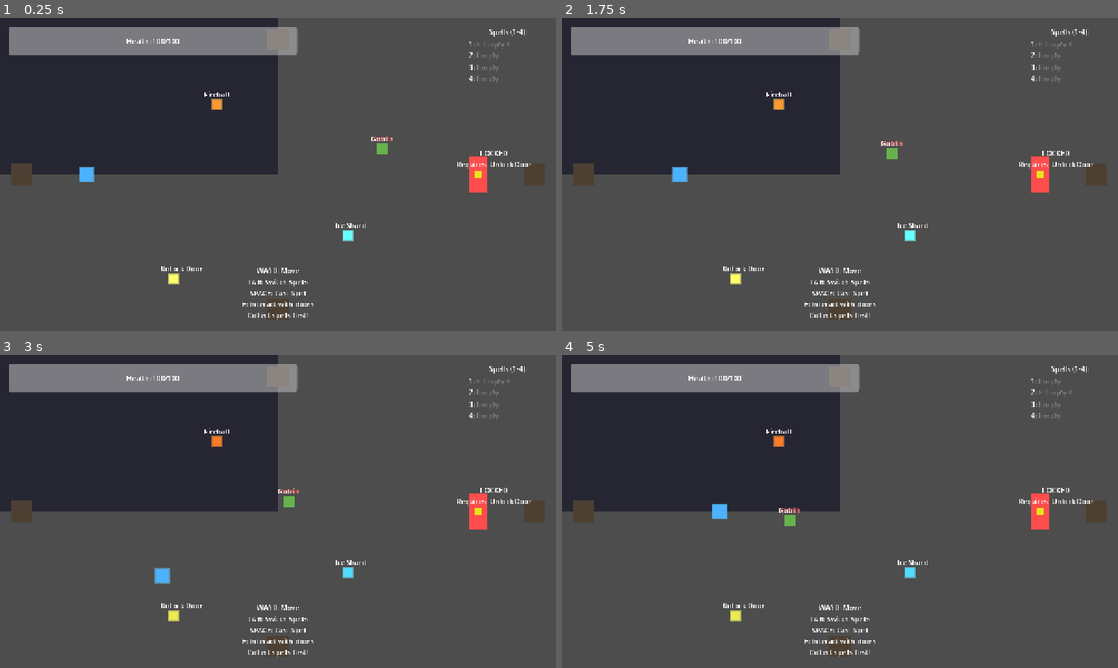
Above: before the commit, frames 1-4 (two rows, left to right).
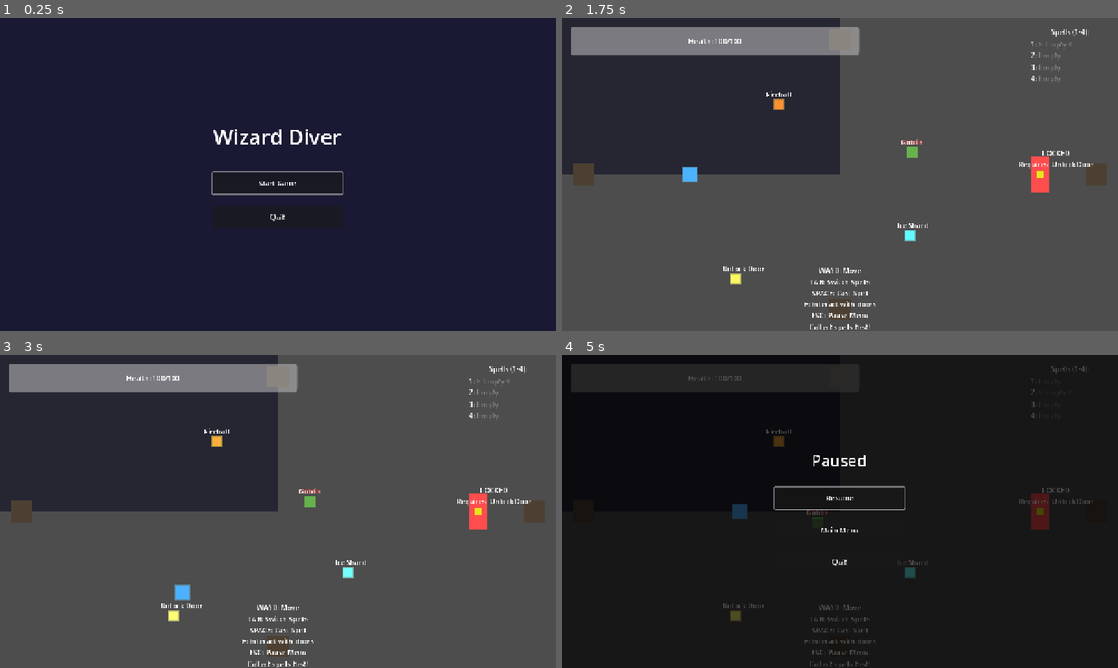
Above: after the commit, the same moments.

Repository: john5652/WizardDiving
Game: Godot game, scene res://scenes/start_menu.tscn
Two runs of this game, one before a commit and one after it. Both use one fixed random seed, a clock stepped at 60 frames per second and the inputs below. Before the commit the project starts from res://scenes/test_level.tscn.
Inputs (mouse positions are in pixels of both pictures, inside the frame that each line leads up to):
- Up to frame 1 (0.25 s): no input
- Up to frame 2 (1.75 s): click (840, 183) at 0.5 s, where only the run after the commit has a clickable "Start Game"; tap Enter (ui_accept) at 1.25, 1.52, 1.55 s; move the mouse to (962, 158) at 1.27 s; hold D (move_right) from 1.28 s (still down); hold Tab from 1.28 s (still down)
- Up to frame 3 (3 s): tap Enter (ui_accept) at 1.82, 2.1, 2.27, 2.57 s; move the mouse to (166, 527) at 2.02 s; release D (move_right) at 2.03 s; release Tab at 2.03 s; hold S (move_down) 2.03-2.78 s; tap Tab at 2.3 s; move the mouse to (333, 442) at 2.77 s; hold D (move_right) from 2.78 s (still down); hold Enter (ui_accept) from 2.78 s (still down); tap Space (cast_current_spell) at 2.85 s
- Up to frame 4 (5 s): move the mouse to (812, 574) at 3.52 s; release D (move_right) at 3.53 s; release Enter (ui_accept) at 3.53 s; hold W (move_up) 3.53-4.28 s; tap 1 (cast_spell_1) at 3.6 s; tap Enter (ui_accept) at 3.77, 4.07 s; tap Tab at 3.8 s; move the mouse to (1006, 558) at 4.27 s; hold A (move_left) from 4.28 s (still down); hold Enter (ui_accept) from 4.28 s (still down); tap 2 (cast_spell_2) at 4.35 s; tap Escape (switch_spell) at 4.9 s

The runs differ from the first frame. In frame 1, 80% of the frame differs, in the area x 0-100%, y 0-100%; in frame 2, 0.6%; in frame 3, 0.9%; in frame 4, 100%.

Commit message:
Adding ESCAPE Menu

Diff:
--- a/godot-project/project.godot
+++ b/godot-project/project.godot
@@ -12,7 +12,7 @@
 
 config/name="Wizard Diver"
 config/description="A 2D wizard exploration game inspired by Dave the Diver"
-run/main_scene="res://scenes/test_level.tscn"
+run/main_scene="res://scenes/start_menu.tscn"
 config/features=PackedStringArray("4.5", "Forward Plus")
 config/icon="res://icon.svg"
 
@@ -93,6 +93,11 @@
 "events": [Object(InputEventKey,"resource_local_to_scene":false,"resource_name":"","device":-1,"window_id":0,"alt_press …(191 unchanged characters)…
 ]
 }
+pause_menu={
+"deadzone": 0.5,
+"events": [Object(InputEventKey,"resource_local_to_scene":false,"resource_name":"","device":-1,"window_id":0,"alt_pressed":false,"shift_pressed":false,"ctrl_pressed":false,"meta_pressed":false,"pressed":false,"keycode":16777217,"physical_keycode":16777217,"key_label":0,"unicode":0,"location":0,"echo":false,"script":null)
+]
+}
 
 [rendering]
 
--- /dev/null
+++ b/godot-project/scenes/pause_menu.tscn
@@ -0,0 +1,70 @@
+[gd_scene load_steps=2 format=3 uid="uid://pause_menu_001"]
+
+[ext_resource type="Script" path="res://scripts/ui/pause_menu.gd" id="1_pause_menu"]
+
+[node name="PauseMenu" type="Control"]
+layout_mode = 3
+anchors_preset = 15
+anchor_right = 1.0
+anchor_bottom = 1.0
+grow_horizontal = 2
+grow_vertical = 2
+process_mode = 3
+script = ExtResource("1_pause_menu")
+
+[node name="Background" type="ColorRect" parent="."]
+layout_mode = 1
+anchors_preset = 15
+anchor_right = 1.0
+anchor_bottom = 1.0
+grow_horizontal = 2
+grow_vertical = 2
+color = Color(0, 0, 0, 0.7)
+
+[node name="VBoxContainer" type="VBoxContainer" parent="."]
+layout_mode = 1
+anchors_preset = 8
+anchor_left = 0.5
+anchor_top = 0.5
+anchor_right = 0.5
+anchor_bottom = 0.5
+offset_left = -150.0
+offset_top = -120.0
+offset_right = 150.0
+offset_bottom = 120.0
+grow_horizontal = 2
+grow_vertical = 2
+
+[node name="Title" type="Label" parent="VBoxContainer"]
+layout_mode = 2
+theme_override_font_sizes/font_size = 36
+text = "Paused"
+horizontal_alignment = 1
+vertical_alignment = 1
+
+[node name="Spacer1" type="Control" parent="VBoxContainer"]
+layout_mode = 2
+custom_minimum_size = Vector2(0, 30)
+
+[node name="ResumeButton" type="Button" parent="VBoxContainer"]
+layout_mode = 2
+text = "Resume"
+custom_minimum_size = Vector2(200, 50)
+
+[node name="Spacer2" type="Control" parent="VBoxContainer"]
+layout_mode = 2
+custom_minimum_size = Vector2(0, 15)
+
+[node name="MainMenuButton" type="Button" parent="VBoxContainer"]
+layout_mode = 2
+text = "Main Menu"
+custom_minimum_size = Vector2(200, 50)
+
+[node name="Spacer3" type="Control" parent="VBoxContainer"]
+layout_mode = 2
+custom_minimum_size = Vector2(0, 15)
+
+[node name="QuitButton" type="Button" parent="VBoxContainer"]
+layout_mode = 2
+text = "Quit"
+custom_minimum_size = Vector2(200, 50)
--- /dev/null
+++ b/godot-project/scenes/start_menu.tscn
@@ -0,0 +1,60 @@
+[gd_scene load_steps=2 format=3 uid="uid://start_menu_001"]
+
+[ext_resource type="Script" path="res://scripts/ui/start_menu.gd" id="1_start_menu"]
+
+[node name="StartMenu" type="Control"]
+layout_mode = 3
+anchors_preset = 15
+anchor_right = 1.0
+anchor_bottom = 1.0
+grow_horizontal = 2
+grow_vertical = 2
+script = ExtResource("1_start_menu")
+
+[node name="Background" type="ColorRect" parent="."]
+layout_mode = 1
+anchors_preset = 15
+anchor_right = 1.0
+anchor_bottom = 1.0
+grow_horizontal = 2
+grow_vertical = 2
+color = Color(0.1, 0.1, 0.2, 1)
+
+[node name="VBoxContainer" type="VBoxContainer" parent="."]
+layout_mode = 1
+anchors_preset = 8
+anchor_left = 0.5
+anchor_top = 0.5
+anchor_right = 0.5
+anchor_bottom = 0.5
+offset_left = -150.0
+offset_top = -100.0
+offset_right = 150.0
+offset_bottom = 100.0
+grow_horizontal = 2
+grow_vertical = 2
+
+[node name="Title" type="Label" parent="VBoxContainer"]
+layout_mode = 2
+theme_override_font_sizes/font_size = 48
+text = "Wizard Diver"
+horizontal_alignment = 1
+vertical_alignment = 1
+
+[node name="Spacer1" type="Control" parent="VBoxContainer"]
+layout_mode = 2
+custom_minimum_size = Vector2(0, 40)
+
+[node name="StartButton" type="Button" parent="VBoxContainer"]
+layout_mode = 2
+text = "Start Game"
+custom_minimum_size = Vector2(200, 50)
+
+[node name="Spacer2" type="Control" parent="VBoxContainer"]
+layout_mode = 2
+custom_minimum_size = Vector2(0, 20)
+
+[node name="QuitButton" type="Button" parent="VBoxContainer"]
+layout_mode = 2
+text = "Quit"
+custom_minimum_size = Vector2(200, 50)
--- a/godot-project/scenes/test_level.tscn
+++ b/godot-project/scenes/test_level.tscn
@@ -7,6 +7,7 @@
 [ext_resource type="Script" path="res://scripts/exploration/room.gd" id="5_room"]
 [ext_resource type="Script" path="res://scripts/ui/spell_inventory_ui.gd" id="6_spell_inventory"]
 [ext_resource type="Script" path="res://scripts/enemies/enemy_health_bar.gd" id="7_enemy_health"]
+[ext_resource type="PackedScene" uid="uid://pause_menu_001" path="res://scenes/pause_menu.tscn" id="8_pause_menu"]
 
 [sub_resource type="GDScript" id="enemy_health_script"]
 script/source = "extends ProgressBar
@@ -466,9 +467,12 @@
 TAB: Switch Spells
 SPACE: Cast Spell
 E: Interact with doors
+ESC: Pause Menu
 Collect spells first!"
 horizontal_alignment = 1
 vertical_alignment = 1
+
+[node name="PauseMenu" parent="UI" instance=ExtResource("8_pause_menu")]
 
 [connection signal="health_changed" from="Room/Player" to="UI/HealthBar" method="_on_player_health_changed"]
 [connection signal="spell_collected" from="Room/Player" to="UI/SpellInventory" method="_on_spell_collected"]
--- a/godot-project/scripts/player/player.gd
+++ b/godot-project/scripts/player/player.gd
@@ -3,9 +3,9 @@
 ## Player Character - Wizard with flying movement
 ## Handles movement, spell casting, and player state
 
-@export var speed: float = 200.0
-@export var acceleration: float = 1000.0
-@export var friction: float = 800.0
+@export var speed: float = 250.0
+@export var acceleration: float = 12.0  # Higher = faster acceleration (using lerp factor)
+@export var friction: float = 10.0  # Higher = faster deceleration (using lerp factor)
 @export var max_health: int = 100
 @export var current_health: int = 100
 
@@ -45,19 +45,25 @@
 		tab_cooldown -= delta
 
 func handle_movement(delta):
-	"""Handle player movement with smooth acceleration"""
+	"""Handle player movement with smooth acceleration using exponential interpolation"""
 	var input_vector = InputManager.get_movement_input()
 
-	if input_vector.length() > 0:
-		# Accelerate towards input direction
-		velocity = velocity.move_toward(input_vector * speed, acceleration * delta)
+	if input_vector.length() > 0.1:
+		# Calculate target velocity
+		var target_velocity = input_vector * speed
+
+		# Use exponential interpolation for smooth acceleration
+		# This creates a more natural feeling acceleration curve
+		var lerp_factor = 1.0 - exp(-acceleration * delta)
+		velocity = velocity.lerp(target_velocity, lerp_factor)
 
 		# Flip visual based on direction
 		if input_vector.x != 0 and visual:
 			visual.scale.x = sign(input_vector.x)
 	else:
-		# Apply friction when no input
-		velocity = velocity.move_toward(Vector2.ZERO, friction * delta)
+		# Apply friction when no input - also use exponential interpolation
+		var lerp_factor = 1.0 - exp(-friction * delta)
+		velocity = velocity.lerp(Vector2.ZERO, lerp_factor)
 
 	# Use move_and_slide with exclusion for enemies (so they don't block)
 	move_and_slide()
@@ -78,16 +84,30 @@
 
 func handle_input():
 	"""Handle player input for spells and interactions"""
-	# Check for spell switching (TAB) - detect key press
-	var tab_pressed = Input.is_key_pressed(KEY_TAB) or Input.is_action_pressed("switch_spell")
-	var tab_just_pressed = Input.is_action_just_pressed("switch_spell")
-
-	# Detect TAB key just pressed (edge detection)
-	if tab_pressed and not last_tab_state and tab_cooldown <= 0:
-		switch_to_next_spell()
-		tab_cooldown = tab_cooldown_time
-
-	last_tab_state = tab_pressed
+	# Don't process input if game is paused
+	if get_tree().paused:
+		return
+
+	# Check for spell switching (TAB)
+	# Try action first, then fallback to direct key check
+	var tab_pressed_now = Input.is_key_pressed(KEY_TAB) or Input.is_action_pressed("switch_spell")
+
+	# Edge detection: only trigger when transitioning from not pressed to pressed
+	if tab_pressed_now and not last_tab_state:
+		# Make sure Escape isn't also pressed
+		if not Input.is_key_pressed(KEY_ESCAPE):
+			if tab_cooldown <= 0:
+				switch_to_next_spell()
+				tab_cooldown = tab_cooldown_time
+
+	# Also check action's just_pressed as a backup
+	if Input.is_action_just_pressed("switch_spell") and not Input.is_key_pressed(KEY_ESCAPE):
+		if tab_cooldown <= 0:
+			switch_to_next_spell()
+			tab_cooldown = tab_cooldown_time
+
+	# Update last state for edge detection
+	last_tab_state = tab_pressed_now
 
 	# Check for casting current spell (SPACE)
 	if InputManager.is_cast_spell_pressed():
--- a/godot-project/scripts/singletons/input_manager.gd
+++ b/godot-project/scripts/singletons/input_manager.gd
@@ -50,3 +50,7 @@
 func is_cast_spell_pressed() -> bool:
 	"""Check if cast current spell button is pressed"""
 	return Input.is_action_just_pressed("cast_current_spell")
+
+func is_pause_menu_pressed() -> bool:
+	"""Check if pause menu button is pressed"""
+	return Input.is_action_just_pressed("pause_menu")
--- /dev/null
+++ b/godot-project/scripts/ui/pause_menu.gd
@@ -0,0 +1,68 @@
+extends Control
+
+## Pause Menu - Appears when player presses Escape
+
+@onready var resume_button: Button = $VBoxContainer/ResumeButton
+@onready var main_menu_button: Button = $VBoxContainer/MainMenuButton
+@onready var quit_button: Button = $VBoxContainer/QuitButton
+
+var is_paused: bool = false
+
+func _ready():
+	# Make sure this UI processes even when game is paused
+	process_mode = Node.PROCESS_MODE_ALWAYS
+
+	# Connect button signals
+	resume_button.pressed.connect(_on_resume_button_pressed)
+	main_menu_button.pressed.connect(_on_main_menu_button_pressed)
+	quit_button.pressed.connect(_on_quit_button_pressed)
+
+	# Hide menu initially
+	visible = false
+
+	print("Pause menu loaded")
+
+func _unhandled_input(event):
+	"""Handle Escape key to toggle pause menu - use unhandled so it works even when other nodes consume input"""
+	# This works even when paused because process_mode is PROCESS_MODE_ALWAYS
+	if event is InputEventKey and event.pressed and not event.echo:
+		# Check both action and direct keycode
+		if event.is_action("pause_menu") or event.keycode == KEY_ESCAPE:
+			toggle_pause()
+			get_viewport().set_input_as_handled()
+
+func toggle_pause():
+	"""Toggle pause state"""
+	is_paused = !is_paused
+
+	if is_paused:
+		show_pause_menu()
+	else:
+		hide_pause_menu()
+
+func show_pause_menu():
+	"""Show pause menu and pause game"""
+	visible = true
+	GameManager.pause_game()
+	resume_button.grab_focus()
+	print("Game paused")
+
+func hide_pause_menu():
+	"""Hide pause menu and resume game"""
+	visible = false
+	GameManager.resume_game()
+	print("Game resumed")
+
+func _on_resume_button_pressed():
+	"""Resume the game"""
+	hide_pause_menu()
+
+func _on_main_menu_button_pressed():
+	"""Return to main menu"""
+	GameManager.resume_game()  # Unpause first
+	GameManager.change_scene("res://scenes/start_menu.tscn")
+
+func _on_quit_button_pressed():
+	"""Quit the game"""
+	print("Quitting game...")
+	get_tree().quit()
--- /dev/null
+++ b/godot-project/scripts/ui/start_menu.gd
@@ -0,0 +1,33 @@
+extends Control
+
+## Start Menu - Main menu screen
+
+@onready var start_button: Button = $VBoxContainer/StartButton
+@onready var quit_button: Button = $VBoxContainer/QuitButton
+
+func _ready():
+	# Connect button signals
+	start_button.pressed.connect(_on_start_button_pressed)
+	quit_button.pressed.connect(_on_quit_button_pressed)
+
+	# Make sure buttons are focused for keyboard navigation
+	start_button.grab_focus()
+
+	print("Start menu loaded")
+
+func _on_start_button_pressed():
+	"""Start the game - load test level"""
+	print("Starting game...")
+	GameManager.change_scene("res://scenes/test_level.tscn")
+
+func _on_quit_button_pressed():
+	"""Quit the game"""
+	print("Quitting game...")
+	get_tree().quit()
+
+func _input(event):
+	"""Handle keyboard input"""
+	if event.is_action_pressed("ui_accept") and start_button.has_focus():
+		_on_start_button_pressed()
+	elif event.is_action_pressed("ui_cancel"):
+		_on_quit_button_pressed()
Not shown: 1 places in godot-project/scenes/test_level.tscn that only renumber resources
Not shown, added: godot-project/scripts/ui/pause_menu.gd.uid
Not shown, added: godot-project/scripts/ui/start_menu.gd.uid
